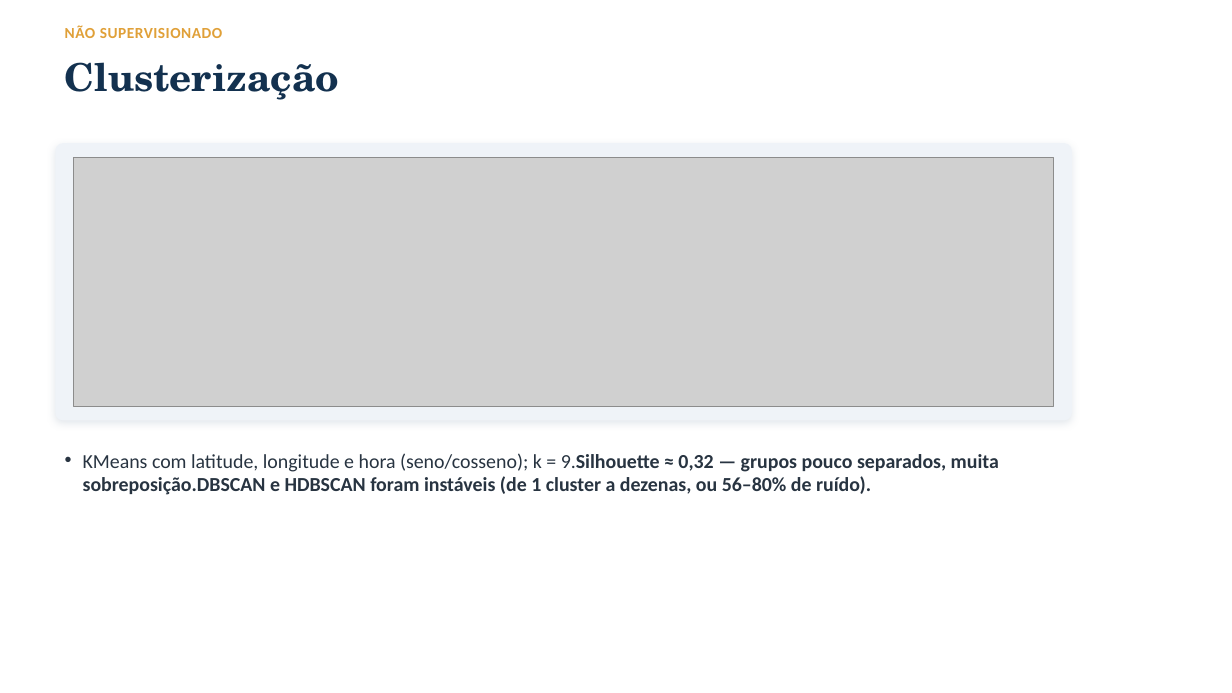
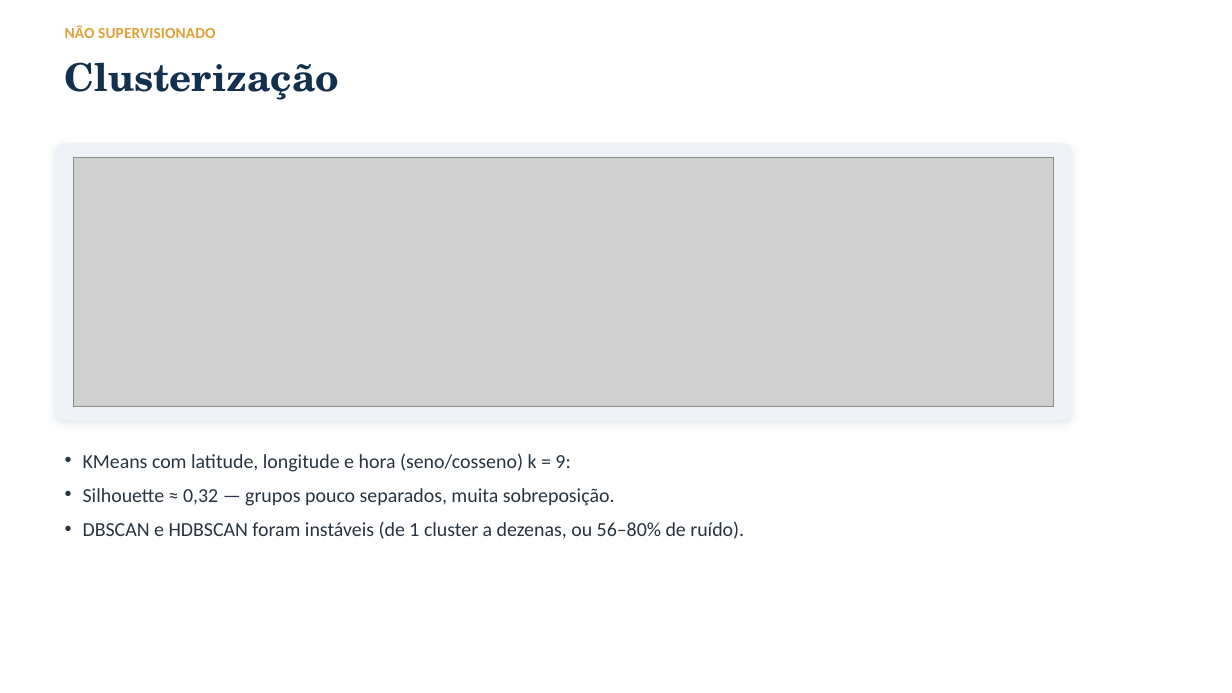
Before and after one commit to especializacao-ia-pucsp/crime-sp-ml, a slide deck: slide 8 of docs/apresentacao.pptx. Drawn at 1232x693 pixels with LibreOffice and Linux fonts; fonts in the diff are those of the drawing; grey boxes stand for pictures. Boxes give left, top, right and bottom in pixels: in the first picture for what was removed or moved away, otherwise in the second. Text is boxed around its words. In the diff, an @@ line names an element or a change of style, - is before the commit and + after.

```diff
--- a/docs/apresentacao.pptx
+++ b/docs/apresentacao.pptx
@@ text "NÃO SUPERVISIONADO" at box(65, 25, 215, 38): letter spacing 0.4 to 0.1 pt @@
@@ text at box(83, 453, 744, 539): text changed; bold off @@
-• KMeans com latitude, longitude e hora (seno/cosseno); k = 9.Silhouette ≈ 0,32 — grupos pouco separados, muita sobreposição.DBSCAN e HDBSCAN foram instáveis (de 1 cluster a dezenas, ou 56–80% de ruído).
+• KMeans com latitude, longitude e hora (seno/cosseno) k = 9:
+• Silhouette ≈ 0,32 — grupos pouco separados, muita sobreposição.
+• DBSCAN e HDBSCAN foram instáveis (de 1 cluster a dezenas, ou 56–80% de ruído).
```
Also in this commit, not shown: 13 other slides changed, 1 other file.
